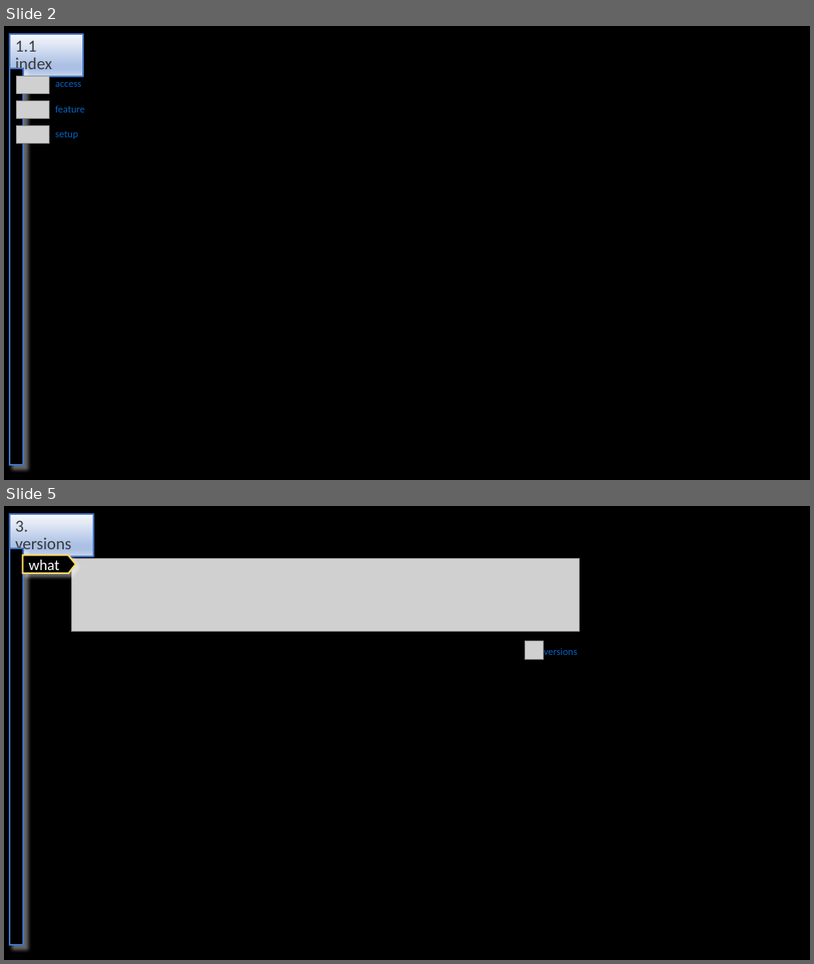
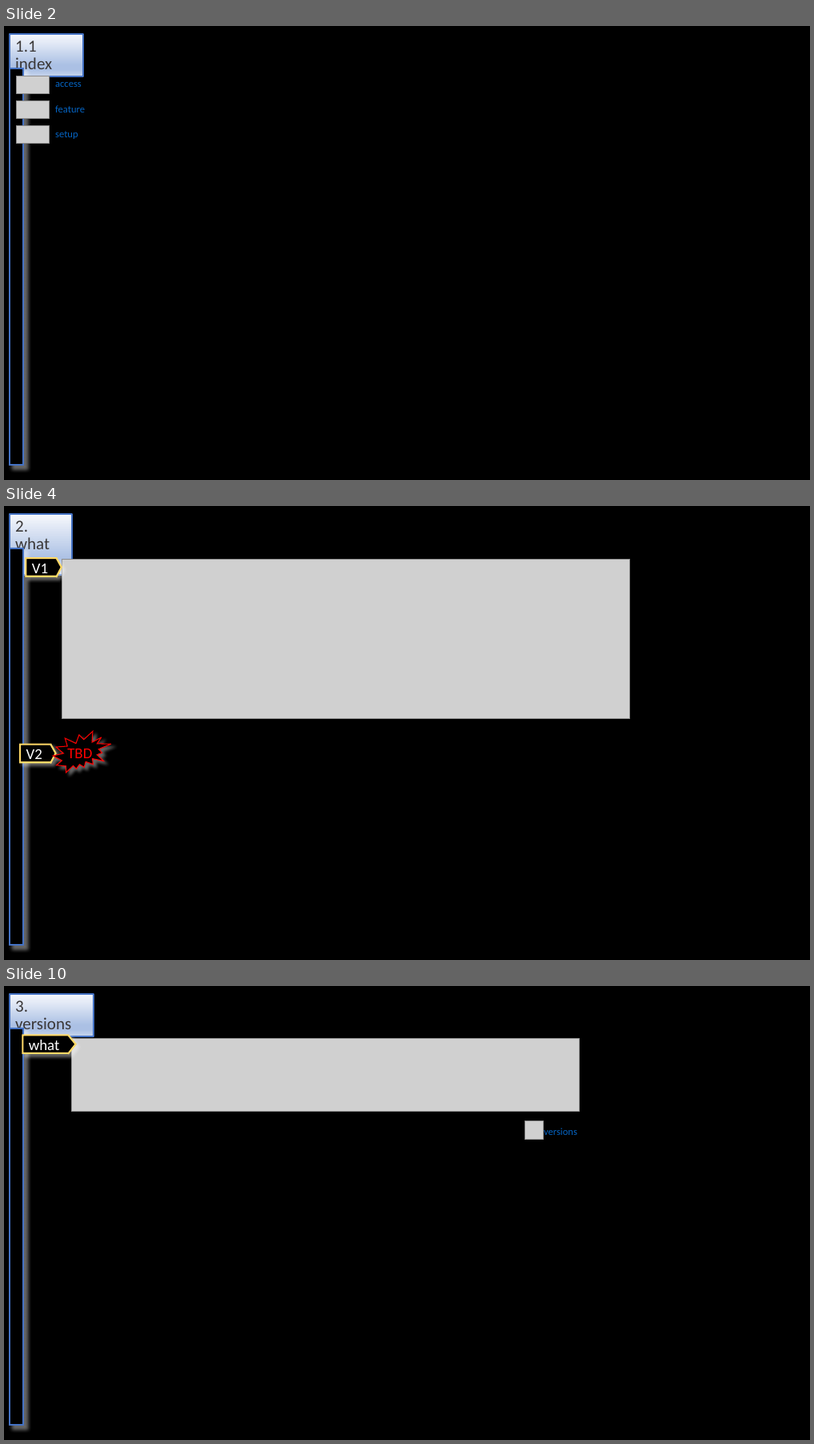
Before and after one commit to 1010836/portfolio, a slide deck: git/git.odp. Shown one above the other, each under a label of ours: slides 2 and 5 before the commit, slides 2, 4 and 10 after it; the slides between them are not shown. The pictures are 814x964 and 814x1444 pixels, drawn with LibreOffice and Linux fonts; fonts in the diff are those of the drawing; grey boxes stand for pictures. Boxes give left, top, right and bottom in pixels: in the first picture for what was removed or moved away, otherwise in the second. Text is boxed around its words. In the diff, an @@ line names an element or a change of style, - is before the commit and + after.

```diff
--- a/git/git.odp
+++ b/git/git.odp
@@ slide 4 added at [4, 506, 810, 960], background #000000 @@
@@ title added at [10, 515, 72, 557], fill gradient #F6F8FC to #ABC0E4 to #C7D5ED, outline #4472C4 2.01 pt, 20 pt, text #3B3838 @@
+2. what
@@ rectangle added at [10, 548, 23, 944], fill #000000, outline #4472C4 2.01 pt @@
@@ freeform shape added at [26, 558, 62, 576], fill #000000, outline #FFD966 2.01 pt, 18 pt, text #FFFFFF @@
+V1
@@ picture added at [62, 560, 630, 719] @@
@@ freeform shape added at [20, 744, 56, 763], fill #000000, outline #FFD966 2.01 pt, 18 pt, text #FFFFFF @@
+V2
@@ irregular seal added at [53, 731, 111, 772], fill #000000, outline #FF0000 0.99 pt, 18 pt, text #FF0000 @@
+TBD
@@ what was slide 5 is now slide 10 @@
```
Also in this commit, not shown: 3 slides changed, 6 other slides added, 1 slide removed, 3 other files.
